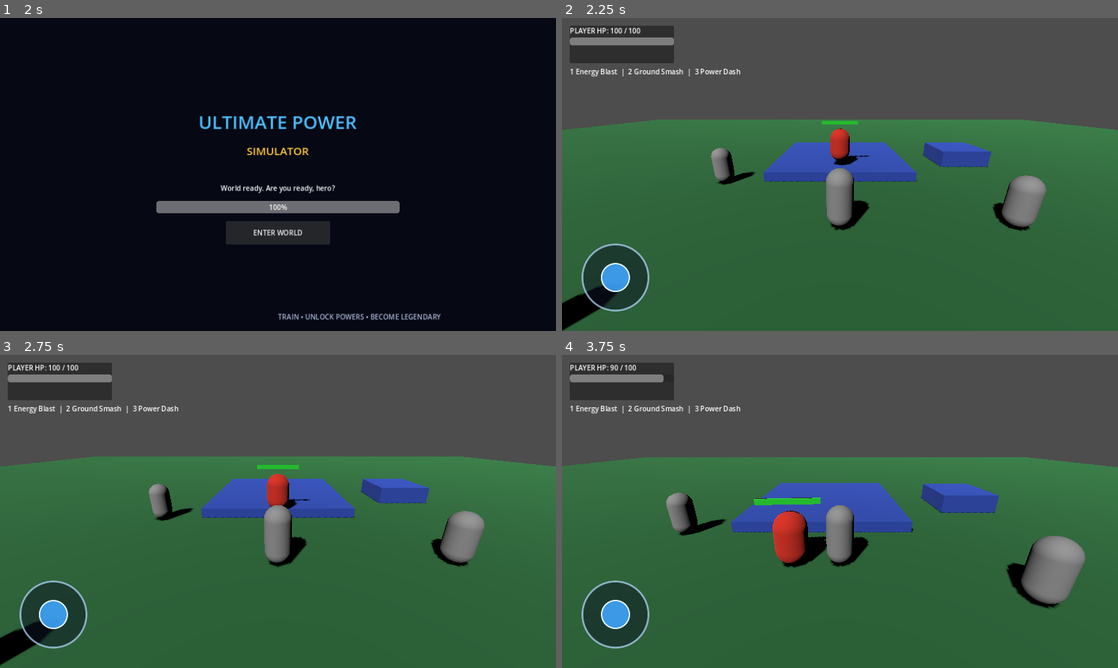
Above: before the commit, frames 1-4 (two rows, left to right).
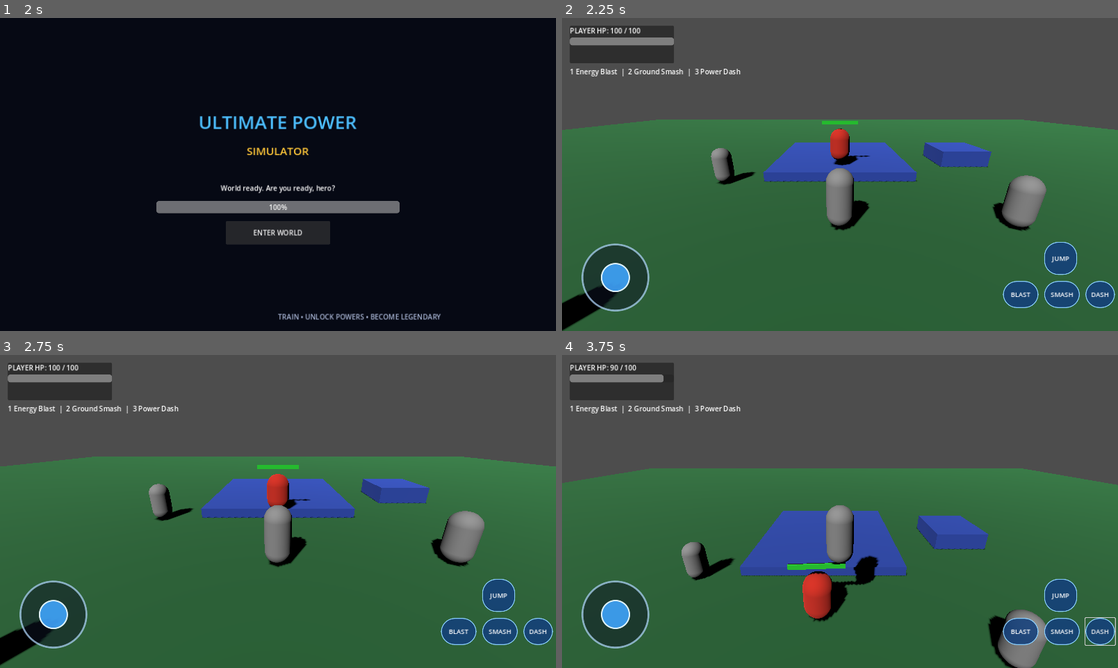
Above: after the commit, the same moments.

Repository: arasamuthu7-maker/Ultimate-Power-
Game: Godot game, scene res://LoadingScreen.tscn
Same seed, same stepped clock (60 frames per second), same inputs: the game is played once before the commit and once after it.
Inputs (mouse positions are in pixels of both pictures, inside the frame that each line leads up to):
- Up to frame 1 (2 s): tap Enter (ui_accept) at 0.5, 0.77 s; move the mouse to (400, 158) at 0.52 s; hold Right (ui_right) 0.53-1.25 s; tap 1 at 0.6 s; click (400, 158) at 0.67 s; drag from (166, 190) to (250, 237) at 1.27 s
- Up to frame 2 (2.25 s): click "ENTER WORLD" at 2 s
- Up to frame 3 (2.75 s): no input
- Up to frame 4 (3.75 s): click (1062, 596) at 2.75 s, where only the run after the commit has a clickable "JUMP"; move the mouse to (617, 614) at 3.52 s; hold Right (ui_right) from 3.53 s (still down); tap 3 at 3.6 s; click (617, 614) at 3.67 s

Frame 1 is identical in both runs. In frame 2, 1.8% of the frame differs, in the area x 79-100%, y 71-93%; in frame 3, 1.8%; in frame 4, 20%, in the area x 0-100%, y 32-100%.

Commit message:
Add jump and power buttons to mobile controls

Diff:
--- a/MobileControls.tscn
+++ b/MobileControls.tscn
@@ -1,6 +1,8 @@
-[gd_scene load_steps=2 format=3]
+[gd_scene load_steps=3 format=3]
 
 [ext_resource type="Script" path="res://MobileJoystick.gd" id="1_joystick"]
+
+[ext_resource type="Script" path="res://MobileActionButtons.gd" id="2_actions"]
 
 [node name="MobileControls" type="CanvasLayer"]
 
@@ -17,3 +19,11 @@
 grow_horizontal = 1
 grow_vertical = 0
 script = ExtResource("1_joystick")
+
+[node name="ActionButtons" type="Control" parent="."]
+anchors_preset = 15
+anchor_right = 1.0
+anchor_bottom = 1.0
+grow_horizontal = 2
+grow_vertical = 2
+script = ExtResource("2_actions")
